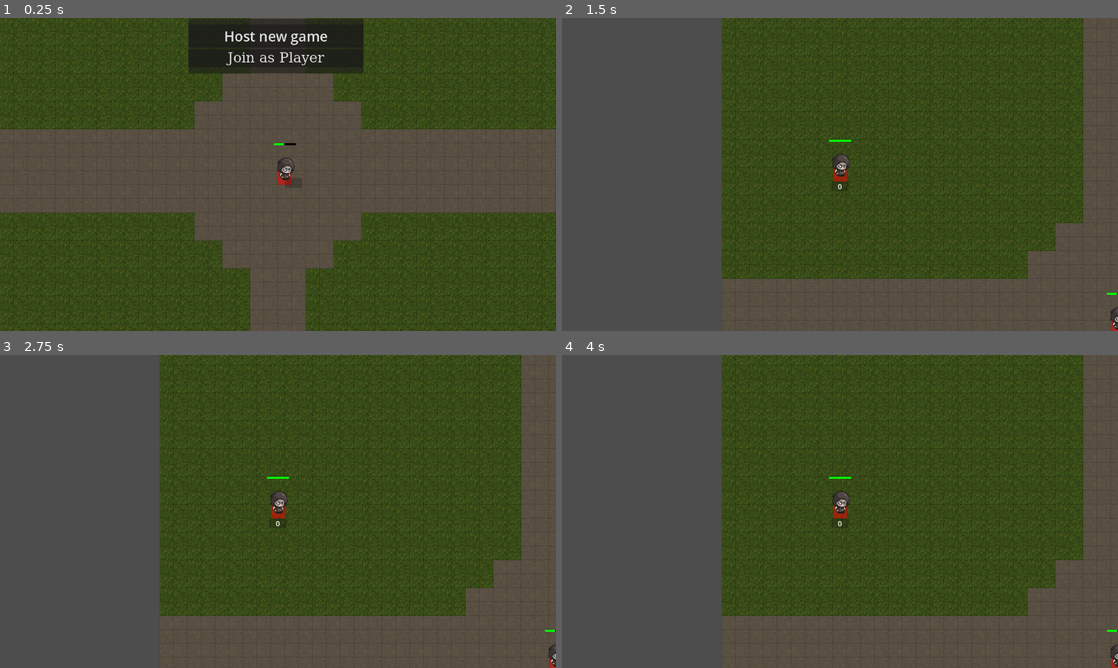
Above: before the commit, frames 1-4 (two rows, left to right).
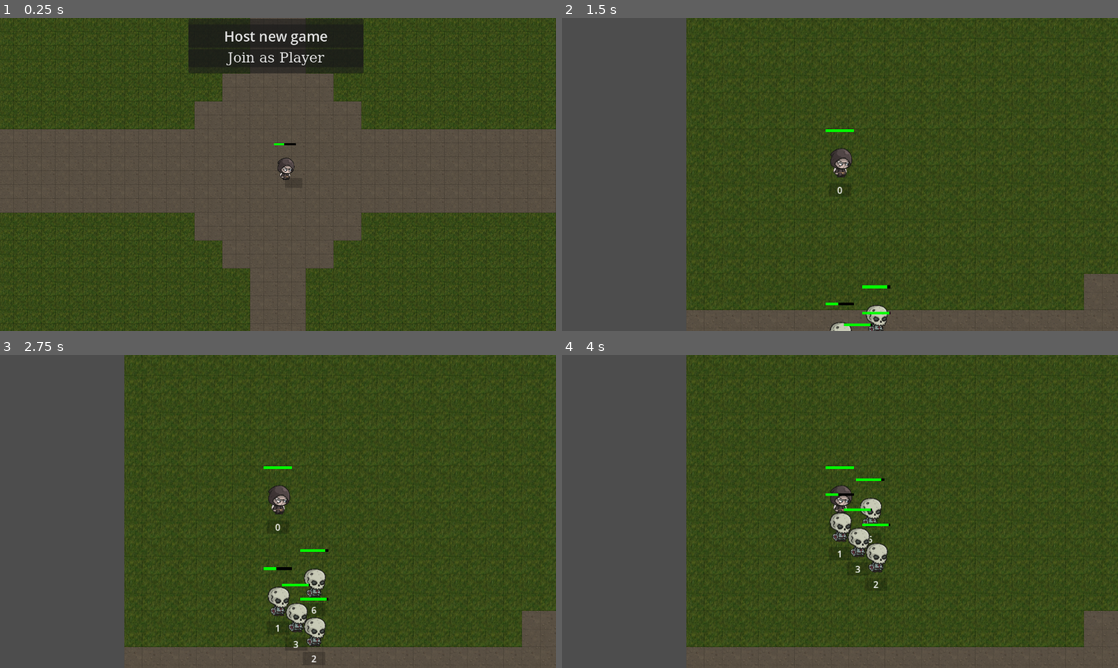
Above: after the commit, the same moments.

Repository: LucasJappert/moomoo-lan-party
Game: Godot game, scene res://scenes/game_manager_scene.tscn
The game is run twice, just before and just after one commit, with the same random seed, the same clock (stepped at 60 frames per second) and the same inputs.
Inputs (mouse positions are in pixels of both pictures, inside the frame that each line leads up to):
- Up to frame 1 (0.25 s): no input
- Up to frame 2 (1.5 s): click "Host new game" at 0.5 s; tap Enter at 1.25 s; move the mouse to (962, 158) at 1.27 s; click (962, 158) at 1.42 s
- Up to frame 3 (2.75 s): move the mouse to (166, 527) at 2.02 s; click (166, 527) at 2.17 s
- Up to frame 4 (4 s): move the mouse to (895, 442) at 2.77 s; click (895, 442) at 2.92 s; move the mouse to (812, 574) at 3.52 s; click (812, 574) at 3.67 s

The runs differ from the first frame. In frame 1, less than 0.1% of the frame differs, in the area x 50-53%, y 48-54%; in frame 2, 22%; in frame 3, 22%; in frame 4, 22%, in the area x 22-100%, y 0-100%.

Commit message:
improve GridDebugger

Diff:
--- a/assets/enemies/skeleton_archer.tres
+++ b/assets/enemies/skeleton_archer.tres
@@ -22,7 +22,7 @@
 }],
 "loop": true,
 "name": &"idle",
-"speed": 5.0
+"speed": 10.0
 }, {
 "frames": [{
 "duration": 1.0,
@@ -33,5 +33,5 @@
 }],
 "loop": true,
 "name": &"walk",
-"speed": 5.0
+"speed": 10.0
 }]
--- a/scripts/camera.gd
+++ b/scripts/camera.gd
@@ -3,7 +3,7 @@
 extends Node
 
 static var camera: Camera2D # Store the camera
-static var _zoom_level := 1.0 # Initial zoom
+static var _zoom_level := 1.3 # Initial zoom
 static var _zoom_step := 0.1 # Amount of zoom per scroll
 static var _zoom_min := 0.5 # Minimum zoom
 static var _zoom_max := 3.0 # Maximum zoom
@@ -25,7 +25,7 @@
 	MyCamera.camera = new_camera
 
 	new_camera.position = Vector2.ZERO
-	new_camera.zoom = Vector2.ONE * 1
+	new_camera.zoom = Vector2.ONE * _zoom_level
 
 	my_player.add_child(new_camera)
 
--- a/scripts/controllers/enemies_waves_controller.gd
+++ b/scripts/controllers/enemies_waves_controller.gd
@@ -1,7 +1,6 @@
 class_name EnemiesWavesController
 
 static func start_wave(wave: int) -> void:
-	return
 	print("Wave " + str(wave) + " started!")
 
 	const TILES_DISTANCE = 9
--- a/scripts/entity/entity.gd
+++ b/scripts/entity/entity.gd
@@ -27,7 +27,6 @@
 
 @rpc("any_peer")
 func rpc_set_state(state: EntityState.StateEnum) -> void:
-	print("rpc_set_state", state)
 	current_state = state
 	EntityState._play_animation_for_state(self)
 
--- a/scripts/grid_debugger.gd
+++ b/scripts/grid_debugger.gd
@@ -5,6 +5,8 @@
 @export var font: Font
 @export var solid_cell_color: Color = Color(1, 0, 0, 0.5)
 const _PRINT_COORDINATES := false
+const _DRAW_PATHS := false
+const _DRAW_SOLID_CELLS := false
 
 func _ready():
 	if get_multiplayer_authority() != multiplayer.get_unique_id():
@@ -38,22 +40,12 @@
 			var pos := AStarGridManager.cell_to_world(cell)
 
 			draw_rect(Rect2(pos - tile_size / 2.0, tile_size), grid_color, false)
-			# Si está marcada como sólida, pintar el interior
-			if not AStarGridManager.astar_grid.is_in_boundsv(cell):
-				continue
 
-			if AStarGridManager.astar_grid.is_point_solid(cell):
-				draw_rect(Rect2(pos - tile_size / 2.0, tile_size), solid_cell_color, true)
+			_try_draw_solid_cells(cell, pos)
 
 			_try_print_coordinates(pos, x, y)
 
-
-	for entity in GameManager.get_entities():
-		for cell in entity.current_path:
-			if AStarGridManager.astar_grid.is_in_boundsv(cell):
-				var pos := AStarGridManager.cell_to_world(cell)
-				draw_rect(Rect2(pos - tile_size / 2.0, tile_size), Color(1, 1, 0, 0.5), true)
-				draw_string(font, pos, "X")
+	_try_draw_paths()
 
 
 func clamp_to_region(cell: Vector2i) -> Vector2i:
@@ -69,3 +61,24 @@
 		var label := "%d,%d" % [x, y]
 		var text_size := font.get_string_size(label)
 		draw_string(font, pos - text_size / 2.0, label)
+
+func _try_draw_paths():
+	if not _DRAW_PATHS:
+		return
+
+	for entity in GameManager.get_entities():
+		for cell in entity.current_path:
+			if AStarGridManager.astar_grid.is_in_boundsv(cell):
+				var pos := AStarGridManager.cell_to_world(cell)
+				draw_rect(Rect2(pos - AStarGridManager.tile_size / 2.0, AStarGridManager.tile_size), Color(1, 1, 0, 0.5), true)
+				draw_string(font, pos, "X")
+
+func _try_draw_solid_cells(cell: Vector2i, pos: Vector2):
+	if not _DRAW_SOLID_CELLS:
+		return
+
+	if not AStarGridManager.astar_grid.is_in_boundsv(cell):
+		return
+	# Draw solid cells
+	if AStarGridManager.astar_grid.is_point_solid(cell):
+		draw_rect(Rect2(pos - AStarGridManager.tile_size / 2.0, AStarGridManager.tile_size), solid_cell_color, true)
